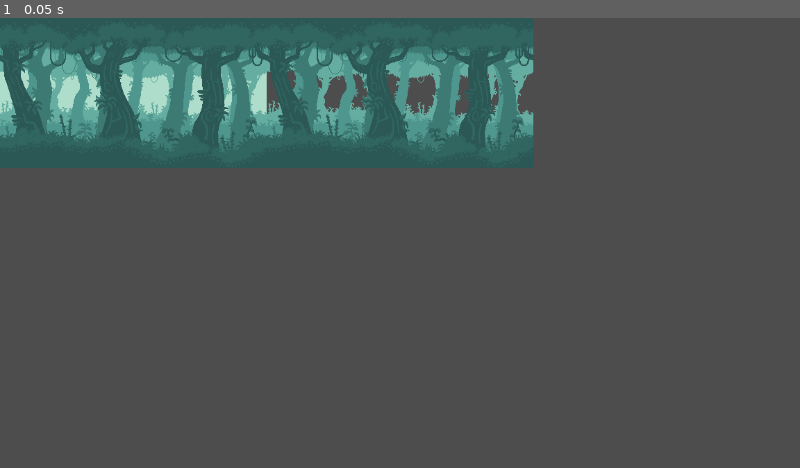
Above: before the commit, frame 1.
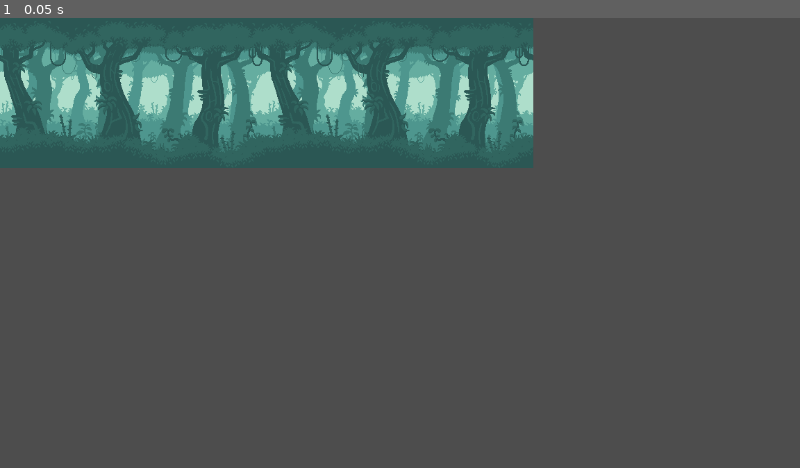
Above: after the commit, the same moment.

Repository: Sanjai-Magilan/Dino-Game-2D
Game: Godot game, scene res://scene/bg.tscn
The game is run twice, just before and just after one commit, with the same random seed, the same clock (stepped at 60 frames per second) and the same inputs. The project has no main scene, so this scene is started directly.
Inputs:
- Up to frame 1 (0.05 s): no input

The runs differ from the first frame. In frame 1, 1.1% of the frame differs, in the area x 33-67%, y 11-23%.

Commit message:
All scenes are completed only scripting is balance

Diff:
--- a/scene/bg.tscn
+++ b/scene/bg.tscn
@@ -8,7 +8,11 @@
 
 [node name="bg" type="ParallaxBackground"]
 
-[node name="Sprite2D" type="Sprite2D" parent="."]
+[node name="ParallaxLayer5" type="ParallaxLayer" parent="."]
+motion_scale = Vector2(0.5, 1)
+motion_mirroring = Vector2(384, 0)
+
+[node name="Sprite2D" type="Sprite2D" parent="ParallaxLayer5"]
 texture = ExtResource("1_kqhoq")
 centered = false
 
